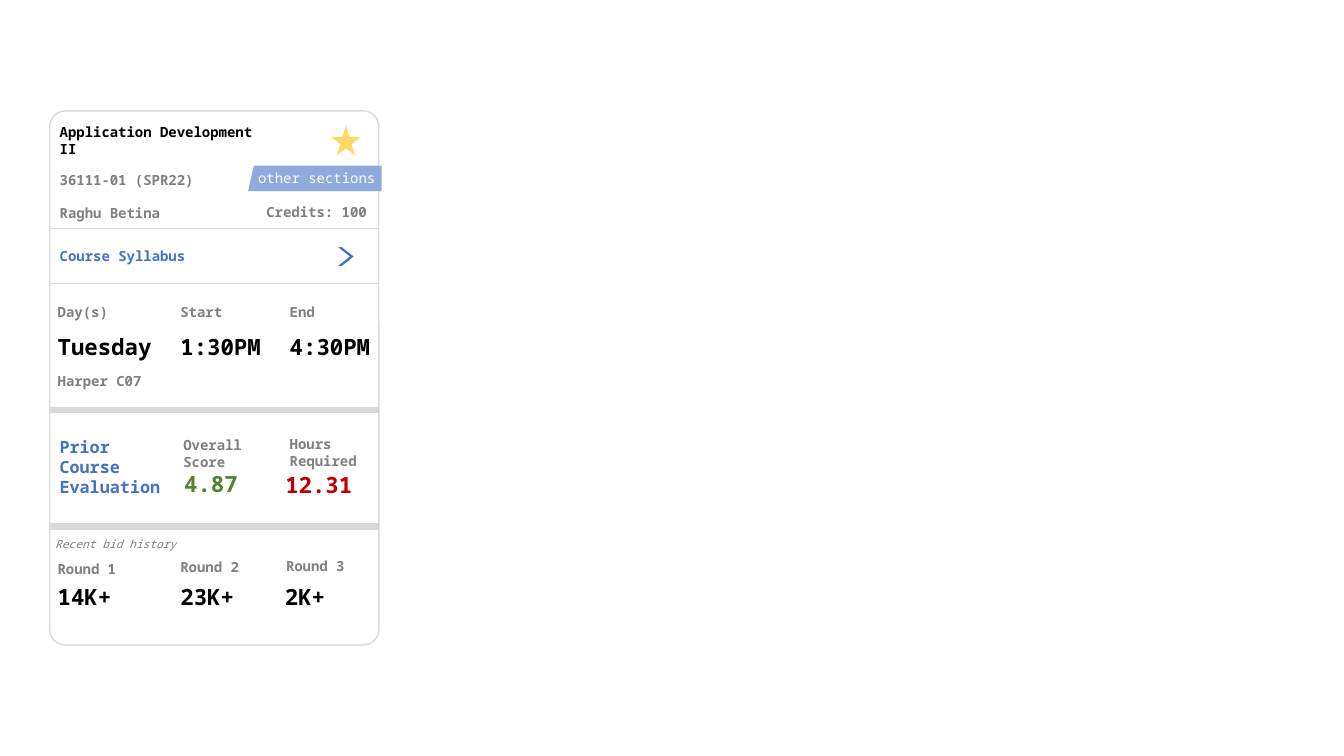
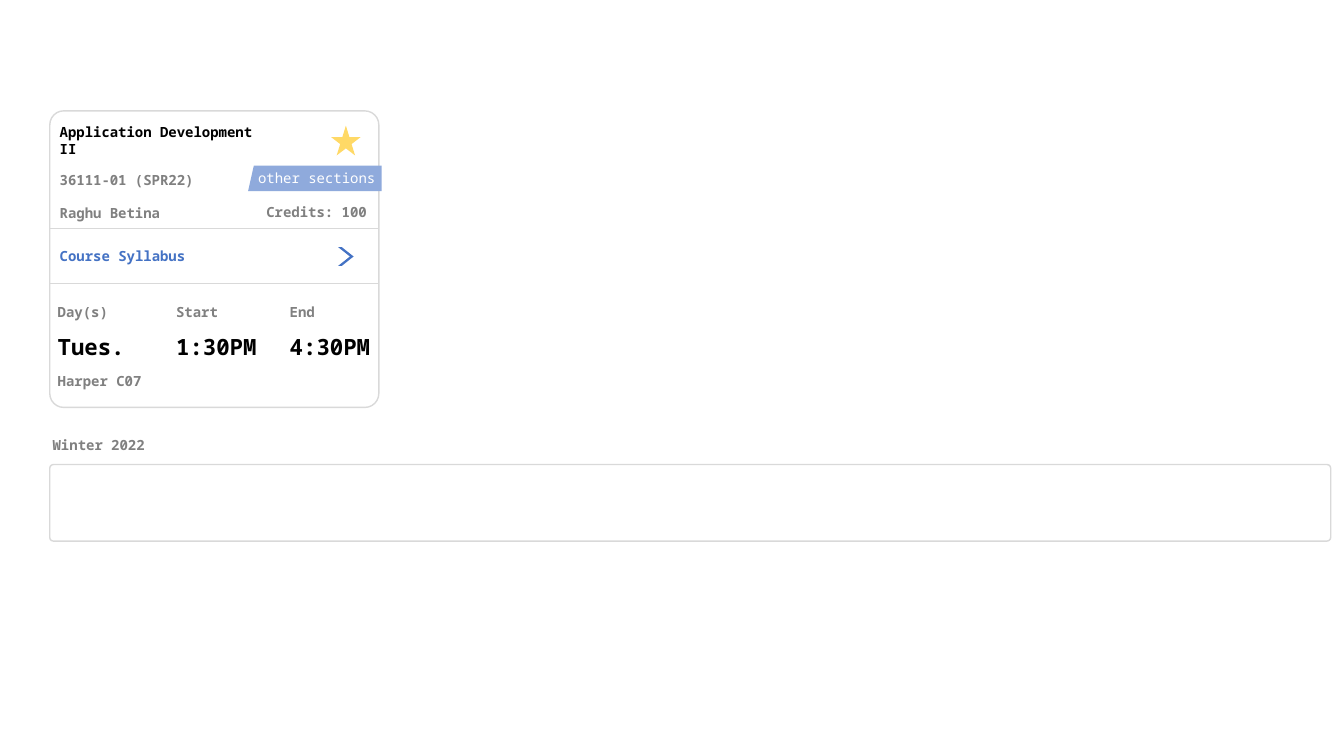
Before and after one commit to RobBoothAppDev21/course_management, a slide deck: slide 8 of files/course_test/course_card_mockup.pptx (slide 2 before the commit). Drawn at 1344x756 pixels with LibreOffice and Linux fonts; fonts in the diff are those of the drawing. Boxes give left, top, right and bottom in pixels: in the first picture for what was removed or moved away, otherwise in the second. Text is boxed around its words. In the diff, an @@ line names an element or a change of style, - is before the commit and + after.

```diff
--- a/files/course_test/course_card_mockup.pptx
+++ b/files/course_test/course_card_mockup.pptx
@@ rounded rectangle: place and size @@
-rounded rectangle at (49,111,378,645)
+rounded rectangle at (49,111,378,407)
@@ text "Start": place and size @@
-text "Start" at (180,307,222,317)
+text "Start" at (176,307,218,317)
@@ text at (58,339,125,356): text changed @@
-Tuesday
+Tues.
@@ text "1:30PM": place and size @@
-text "1:30PM" at (180,338,260,356)
+text "1:30PM" at (176,338,256,356)
@@ line removed from (49, 410) to (379, 410) @@
@@ text added at (53,439,145,450), 10 pt, text #808080, bold @@
+Winter 2022
@@ text removed at (60,440,161,493) @@
-Prior Course Evaluation
@@ text removed at (183,439,242,467) @@
-Overall Score
@@ text removed at (290,439,357,470) @@
-Hours Required
@@ rounded rectangle added at (49,465,1331,541), outline #D9D9D9 1 pt @@
@@ text removed at (184,476,238,492) @@
-4.87
@@ text removed at (285,476,352,494) @@
-12.31
@@ line removed from (49, 526) to (378, 526) @@
@@ text removed at (55,539,176,551) @@
-Recent bid history
@@ text removed at (58,563,116,574) @@
-Round 1
@@ text removed at (180,561,239,572) @@
-Round 2
@@ text removed at (286,560,344,571) @@
-Round 3
@@ text removed at (58,589,112,605) @@
-14K+
@@ text removed at (180,588,234,606) @@
-23K+
@@ text removed at (285,588,325,605) @@
-2K+
```
Also in this commit, not shown: 7 slides added, 1 slide removed, 1 other file.
